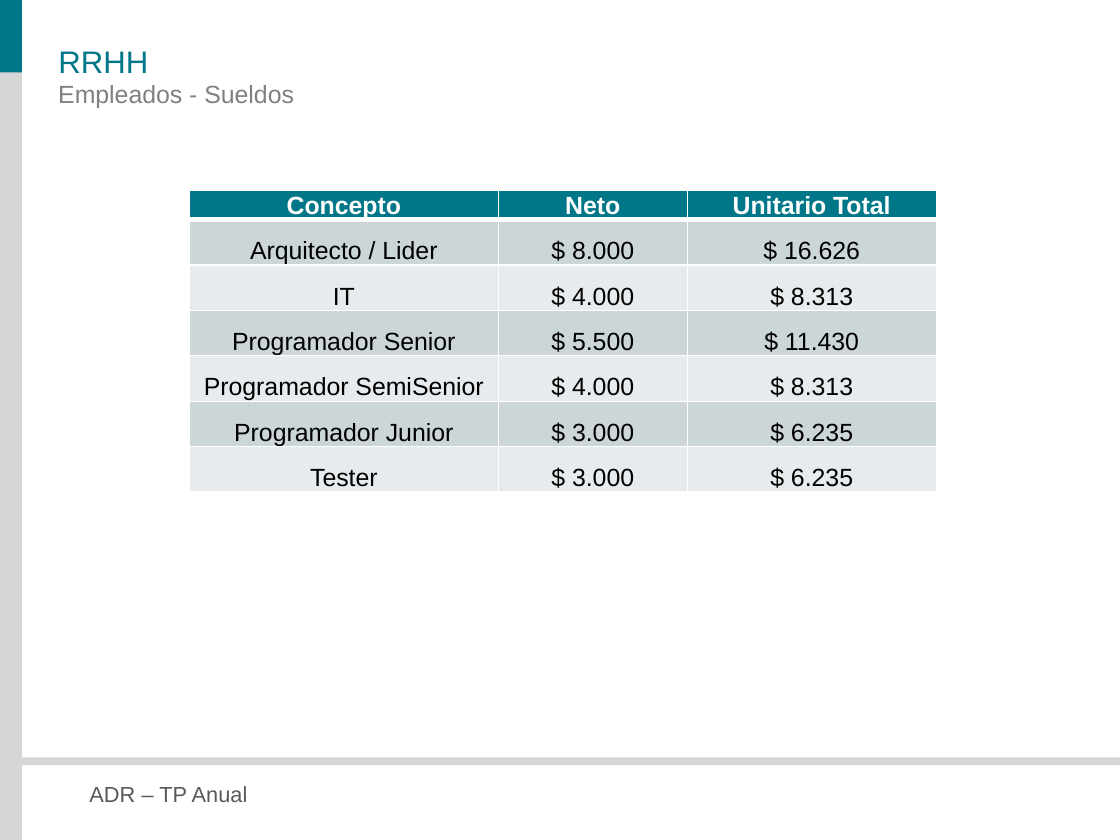
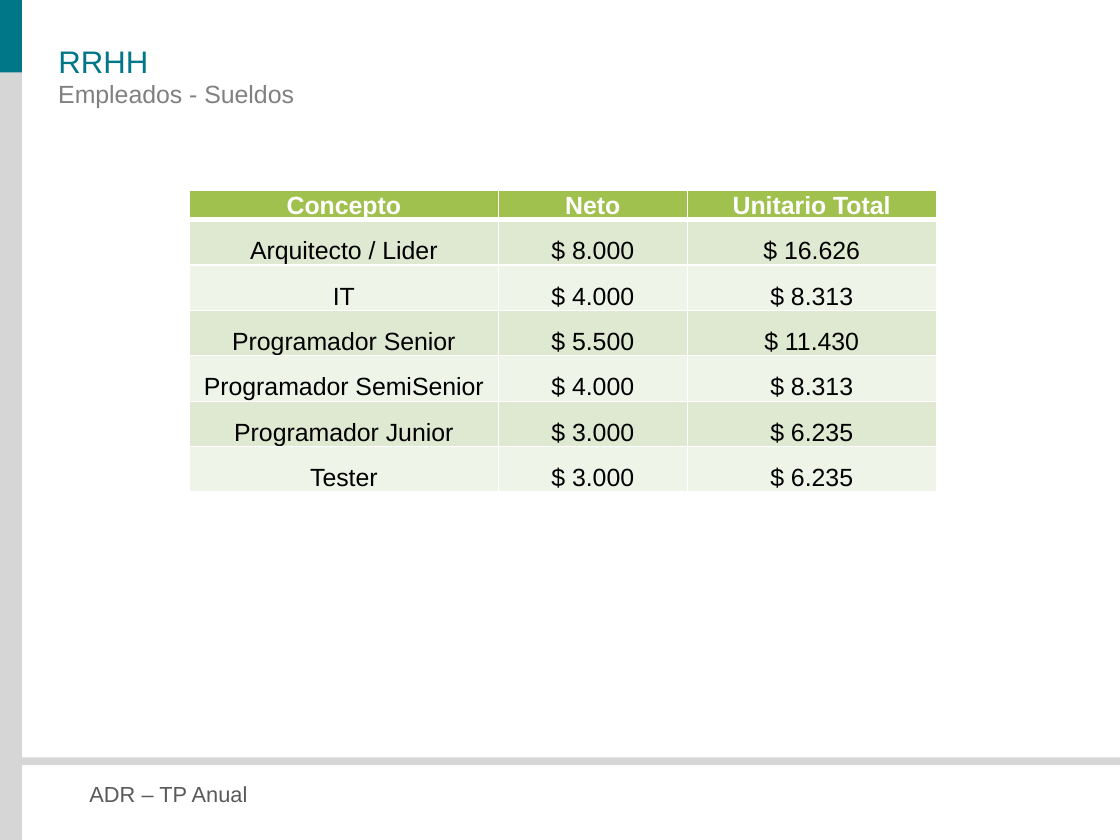
Before and after one commit to veritoreinoso/adr-2010, a slide deck: slide 27 of Presentacion.pptx (slide 26 before the commit). Drawn at 1120x840 pixels with LibreOffice and Linux fonts; fonts in the diff are those of the drawing. Boxes give left, top, right and bottom in pixels: in the first picture for what was removed or moved away, otherwise in the second. Text is boxed around its words. In the diff, an @@ line names an element or a change of style, - is before the commit and + after.

```diff
--- a/Presentacion.pptx
+++ b/Presentacion.pptx
@@ table at [189,190,936,494] @@
@@ fill #007788 to #A1C14E in row 1 @@
@@ fill #CCD6DA to #E0E9D0 in 9 cells @@
@@ fill #E7ECED to #F0F4E9 in 9 cells @@
```
Also in this commit, not shown: 9 other slides changed, 3 slides added, 1 slide removed.
